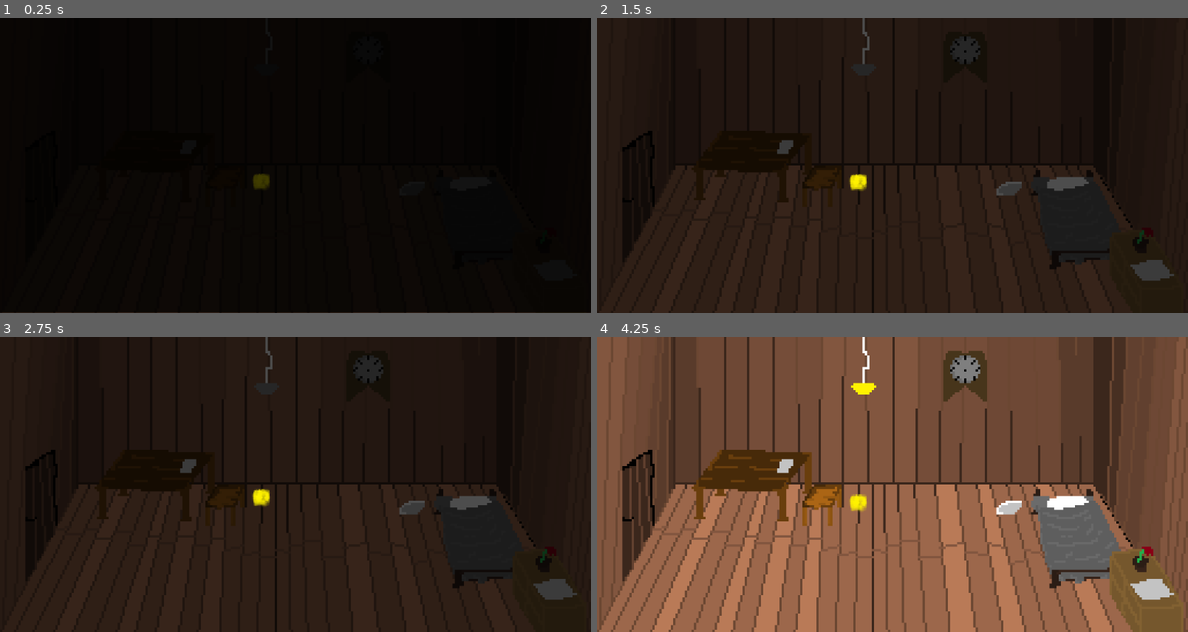
Above: before the commit, frames 1-4 (two rows, left to right).
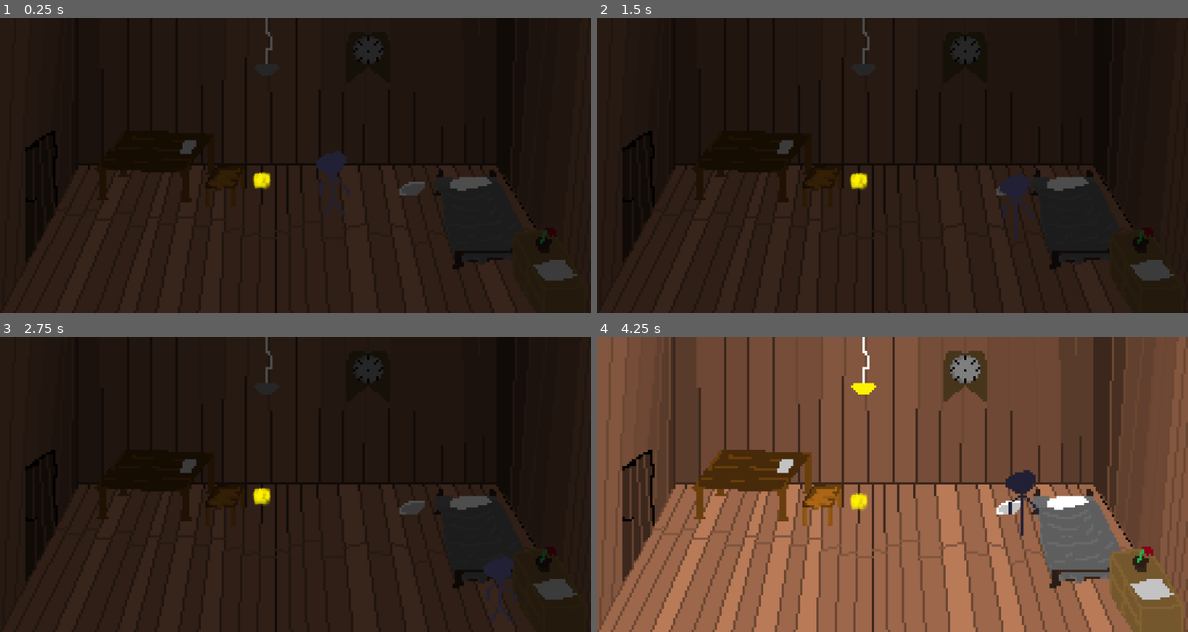
Above: after the commit, the same moments.

Repository: lukamaisuradze6-ui/new-game-project
Game: Godot game, scene res://scenes/INGAME_PAGE_1.tscn
Two runs of this game, one before a commit and one after it. Both use one fixed random seed, a clock stepped at 60 frames per second and the inputs below. This scene is started directly instead of the project's main scene.
Inputs (mouse positions are in pixels of both pictures, inside the frame that each line leads up to):
- Up to frame 1 (0.25 s): no input
- Up to frame 2 (1.5 s): tap Enter (ui_accept) at 0.5, 0.77 s; move the mouse to (1022, 150) at 0.52 s; hold D 0.53-1.28 s; tap E (interact, bound only after the commit) at 0.6, 1.35 s; move the mouse to (774, 180) at 1.27 s; hold S from 1.28 s (still down)
- Up to frame 3 (2.75 s): tap Enter (ui_accept) at 1.52 s; move the mouse to (354, 419) at 2.02 s; release S at 2.03 s; hold D from 2.03 s (still down); tap E (interact, bound only after the commit) at 2.1 s
- Up to frame 4 (4.25 s): move the mouse to (862, 543) at 2.77 s; release D at 2.78 s; hold W 2.78-3.53 s; tap E (interact, bound only after the commit) at 2.85, 3.6 s; tap Enter (ui_accept) at 3.02, 3.77 s; move the mouse to (1069, 528) at 3.52 s; hold A from 3.53 s (still down)

The runs differ from the first frame. In frame 1, 69% of the frame differs, in the area x 0-100%, y 0-100%; in frame 2, 0.5%; in frame 3, 0.3%; in frame 4, 0.5%.

Commit message:
Room_savestate_savegame_playermovement added

Diff:
--- a/project.godot
+++ b/project.godot
@@ -20,6 +20,7 @@
 Settings="*res://singleton/settings.gd"
 ThemeManager="*res://singleton/theme_manager.tscn"
 Music="*res://singleton/Music.tscn"
+SaveManager="*res://scripts/savestate/SaveManager.gd"
 
 [display]
 
@@ -30,6 +31,14 @@
 window/size/window_height_override=512
 window/stretch/mode="viewport"
 
+[input]
+
+interact={
+"deadzone": 0.2,
+"events": [Object(InputEventKey,"resource_local_to_scene":false,"resource_name":"","device":-1,"window_id":0,"alt_pressed":false,"shift_pressed":false,"ctrl_pressed":false,"meta_pressed":false,"pressed":false,"keycode":0,"physical_keycode":69,"key_label":0,"unicode":101,"location":0,"echo":false,"script":null)
+]
+}
+
 [rendering]
 
 textures/canvas_textures/default_texture_filter=0
--- a/scenes/INGAME_PAGE_1.tscn
+++ b/scenes/INGAME_PAGE_1.tscn
@@ -1,13 +1,13 @@
-[gd_scene load_steps=11 format=3 uid="uid://bxxy5uovky8wb"]
+[gd_scene load_steps=16 format=3 uid="uid://bxxy5uovky8wb"]
 
 [ext_resource type="Script" uid="uid://dujisd33nsojj" path="res://scripts/housenode2d.gd" id="1_f8rki"]
 [ext_resource type="Texture2D" uid="uid://bxvcwoyl7fcwk" path="res://sprites/backgrounds/House/House_Light_Off.png" id="1_fryda"]
 [ext_resource type="Texture2D" uid="uid://bf2ushmh6prff" path="res://sprites/backgrounds/House/House_Light_On.png" id="2_ouyo3"]
 [ext_resource type="Script" uid="uid://cy2gl810u1y7v" path="res://scripts/LightOffColorrect.gd" id="3_ouyo3"]
 [ext_resource type="Shader" uid="uid://cm0hydiosaqj3" path="res://scripts/lightsoffon.gdshader" id="3_whuk8"]
-[ext_resource type="Texture2D" uid="uid://y4hjuncttegu" path="res://sprites/enviornment/savegame.png" id="6_gsqte"]
-[ext_resource type="Script" uid="uid://lr4fg74d4fua" path="res://scenes/sprite_2d.gd" id="7_djptd"]
+[ext_resource type="PackedScene" uid="uid://qsik1ktr72ql" path="res://scenes/player/SavePoint_Scene.tscn" id="6_djptd"]
 [ext_resource type="Script" uid="uid://bb2lspksjow2y" path="res://scripts/fadeingame.gd" id="8_djptd"]
+[ext_resource type="PackedScene" uid="uid://be8qbmt0fe144" path="res://scenes/player/player.tscn" id="10_hwjwm"]
 
 [sub_resource type="SpriteFrames" id="SpriteFrames_whuk8"]
 animations = [{
@@ -27,6 +27,21 @@
 shader = ExtResource("3_whuk8")
 shader_parameter/darkness = 0.7
 
+[sub_resource type="RectangleShape2D" id="RectangleShape2D_21e1v"]
+size = Vector2(723, 247.5)
+
+[sub_resource type="RectangleShape2D" id="RectangleShape2D_cf41v"]
+size = Vector2(65, 82)
+
+[sub_resource type="RectangleShape2D" id="RectangleShape2D_uuscp"]
+size = Vector2(18, 78.5)
+
+[sub_resource type="RectangleShape2D" id="RectangleShape2D_q8ikt"]
+size = Vector2(24.5, 65.5)
+
+[sub_resource type="RectangleShape2D" id="RectangleShape2D_xyuuu"]
+size = Vector2(135, 63)
+
 [node name="Node2D" type="Node2D"]
 script = ExtResource("1_f8rki")
 
@@ -36,7 +51,7 @@
 sprite_frames = SubResource("SpriteFrames_whuk8")
 animation = &"lights"
 autoplay = "lights"
-frame_progress = 0.95725566
+frame_progress = 0.49100167
 
 [node name="ColorRect" type="ColorRect" parent="."]
 material = SubResource("ShaderMaterial_f8rki")
@@ -46,15 +61,36 @@
 color = Color(0.21230483, 0.21230483, 0.21230483, 1)
 script = ExtResource("3_ouyo3")
 
-[node name="Sprite2D" type="Sprite2D" parent="."]
-position = Vector2(453.00006, 284)
-scale = Vector2(2.3125, 2.1875)
-texture = ExtResource("6_gsqte")
-script = ExtResource("7_djptd")
+[node name="SavePoint" parent="." instance=ExtResource("6_djptd")]
 
 [node name="ColorRect2" type="ColorRect" parent="."]
+visible = false
 offset_right = 1025.0
 offset_bottom = 511.0
 mouse_filter = 2
 color = Color(0, 0, 0, 1)
 script = ExtResource("8_djptd")
+
+[node name="StaticBody2D" type="StaticBody2D" parent="."]
+
+[node name="CollisionShape2D" type="CollisionShape2D" parent="StaticBody2D"]
+position = Vector2(493.5, 124.75)
+shape = SubResource("RectangleShape2D_21e1v")
+
+[node name="CollisionShape2D2" type="CollisionShape2D" parent="StaticBody2D"]
+position = Vector2(389.5, 287)
+shape = SubResource("RectangleShape2D_cf41v")
+
+[node name="CollisionShape2D3" type="CollisionShape2D" parent="StaticBody2D"]
+position = Vector2(322, 282.25)
+shape = SubResource("RectangleShape2D_uuscp")
+
+[node name="CollisionShape2D4" type="CollisionShape2D" parent="StaticBody2D"]
+position = Vector2(179.25, 282.75)
+shape = SubResource("RectangleShape2D_q8ikt")
+
+[node name="CollisionShape2D5" type="CollisionShape2D" parent="StaticBody2D"]
+position = Vector2(248.5, 277.5)
+shape = SubResource("RectangleShape2D_xyuuu")
+
+[node name="CharacterBody2D" parent="." instance=ExtResource("10_hwjwm")]
--- /dev/null
+++ b/scenes/player/SavePoint_Scene.tscn
@@ -0,0 +1,42 @@
+[gd_scene load_steps=8 format=3 uid="uid://qsik1ktr72ql"]
+
+[ext_resource type="Script" uid="uid://csp1qrvx0n6dm" path="res://scripts/savestate/SavePoint.gd" id="1_by1ec"]
+[ext_resource type="Texture2D" uid="uid://y4hjuncttegu" path="res://sprites/enviornment/savegame.png" id="2_xal43"]
+[ext_resource type="Script" uid="uid://lr4fg74d4fua" path="res://scenes/sprite_2d.gd" id="3_6l54g"]
+[ext_resource type="Shader" uid="uid://ivfgj30rgyet" path="res://scripts/savestate_shader.gdshader" id="4_6l54g"]
+[ext_resource type="FontFile" uid="uid://woba3cwutync" path="res://fonts/amstrad-cpc-extended.otf" id="4_xal43"]
+
+[sub_resource type="RectangleShape2D" id="RectangleShape2D_8656e"]
+size = Vector2(32.86483, 32.22857)
+
+[sub_resource type="ShaderMaterial" id="ShaderMaterial_76udi"]
+shader = ExtResource("4_6l54g")
+shader_parameter/dissolve_amount = 0.0
+
+[node name="SavePoint" type="Area2D"]
+script = ExtResource("1_by1ec")
+
+[node name="CollisionShape2D" type="CollisionShape2D" parent="."]
+position = Vector2(453.00003, 278.25)
+scale = Vector2(2.3124998, 2.1875)
+shape = SubResource("RectangleShape2D_8656e")
+
+[node name="Sprite2D" type="Sprite2D" parent="."]
+position = Vector2(454, 282)
+scale = Vector2(2.3125, 2.1875)
+texture = ExtResource("2_xal43")
+script = ExtResource("3_6l54g")
+
+[node name="Label" type="Label" parent="."]
+material = SubResource("ShaderMaterial_76udi")
+anchors_preset = 1
+anchor_left = 1.0
+anchor_right = 1.0
+offset_left = 304.0
+offset_top = 223.0
+offset_right = 588.0
+offset_bottom = 246.0
+grow_horizontal = 0
+size_flags_horizontal = 4
+theme_override_fonts/font = ExtResource("4_xal43")
+text = "CLICK E TO SAVE GAME"
--- /dev/null
+++ b/scenes/player/player.tscn
@@ -0,0 +1,38 @@
+[gd_scene load_steps=6 format=3 uid="uid://be8qbmt0fe144"]
+
+[ext_resource type="Script" uid="uid://lbgu857hk53q" path="res://scripts/maincharacter.gd" id="1_qhqgy"]
+[ext_resource type="Texture2D" uid="uid://bocbprhjga5fr" path="res://sprites/characters/MainCharacter/mc_walk1.png" id="2_dqkch"]
+[ext_resource type="Texture2D" uid="uid://rlauib3m0bmg" path="res://sprites/characters/MainCharacter/mc_walk2.png" id="3_qlg0r"]
+
+[sub_resource type="SpriteFrames" id="SpriteFrames_q8ikt"]
+animations = [{
+"frames": [{
+"duration": 1.0,
+"texture": ExtResource("2_dqkch")
+}, {
+"duration": 1.0,
+"texture": ExtResource("3_qlg0r")
+}],
+"loop": true,
+"name": &"walk",
+"speed": 10.0
+}]
+
+[sub_resource type="RectangleShape2D" id="RectangleShape2D_tdoci"]
+size = Vector2(6.1317353, 2.3148985)
+
+[node name="CharacterBody2D" type="CharacterBody2D"]
+script = ExtResource("1_qhqgy")
+
+[node name="AnimatedSprite2D2" type="AnimatedSprite2D" parent="."]
+position = Vector2(574.25, 286.25)
+scale = Vector2(5.2187505, 3.6718752)
+sprite_frames = SubResource("SpriteFrames_q8ikt")
+animation = &"walk"
+frame = 1
+frame_progress = 1.0
+
+[node name="CollisionShape2D" type="CollisionShape2D" parent="."]
+position = Vector2(578, 340.25)
+scale = Vector2(5.2187505, 3.671874)
+shape = SubResource("RectangleShape2D_tdoci")
--- /dev/null
+++ b/scripts/maincharacter.gd
@@ -0,0 +1,29 @@
+extends CharacterBody2D
+
+func _ready():
+	SaveManager.load_game(self)
+@export var speed := 200.0
+
+func _physics_process(_delta):
+	var direction := Vector2.ZERO
+
+	if Input.is_key_pressed(KEY_W):
+		direction.y -= 1
+
+	if Input.is_key_pressed(KEY_S):
+		direction.y += 1
+
+	if Input.is_key_pressed(KEY_A):
+		direction.x -= 1
+
+	if Input.is_key_pressed(KEY_D):
+		direction.x += 1
+
+	velocity = direction.normalized() * speed
+	move_and_slide()
+
+	if direction != Vector2.ZERO:
+		if not $AnimatedSprite2D2.is_playing():
+			$AnimatedSprite2D2.play("walk")
+	else:
+		$AnimatedSprite2D2.stop()
--- /dev/null
+++ b/scripts/savestate/SaveManager.gd
@@ -0,0 +1,44 @@
+extends Node
+
+const SAVE_PATH = "user://savegame.json"
+
+
+func save_game(player):
+	var save_data = {
+		"scene": get_tree().current_scene.scene_file_path,
+		"player_position": {
+			"x": player.position.x,
+			"y": player.position.y
+		}
+	}
+
+	var file = FileAccess.open(SAVE_PATH, FileAccess.WRITE)
+	file.store_string(JSON.stringify(save_data))
+	file.close()
+
+	print("GAME SAVED!")
+
+
+func load_game(player):
+	if not FileAccess.file_exists(SAVE_PATH):
+		print("No save file found.")
+		return
+
+	var file = FileAccess.open(SAVE_PATH, FileAccess.READ)
+	var text = file.get_as_text()
+	file.close()
+
+	var save_data = JSON.parse_string(text)
+
+	if save_data == null:
+		print("Save file is corrupted.")
+		return
+
+	var pos = save_data["player_position"]
+
+	player.position = Vector2(
+		pos["x"],
+		pos["y"]
+	)
+
+	print("GAME LOADED!")
--- /dev/null
+++ b/scripts/savestate/SavePoint.gd
@@ -0,0 +1,68 @@
+extends Area2D
+
+var player = null
+var game_saved = false
+
+@onready var label = $Label
+@onready var shader_material = label.material
+
+
+func _ready():
+	label.visible = false
+	body_entered.connect(_on_body_entered)
+	body_exited.connect(_on_body_exited)
+
+
+func _on_body_entered(body):
+	if body is CharacterBody2D:
+		player = body
+		label.visible = true
+
+		if game_saved:
+			label.text = "GAME SAVED"
+
+
+func _on_body_exited(body):
+	if body == player:
+		player = null
+
+		if not game_saved:
+			label.visible = false
+
+
+func _process(_delta):
+	if player != null and Input.is_action_just_pressed("interact"):
+		SaveManager.save_game(player)
+
+		game_saved = true
+		play_save_animation()
+
+
+func play_save_animation():
+	var tween = create_tween()
+
+	# Make sure the old text starts fully visible
+	shader_material.set_shader_parameter("dissolve_amount", 0.0)
+
+	# OLD TEXT DISINTEGRATES
+	tween.tween_method(
+		func(value):
+			shader_material.set_shader_parameter("dissolve_amount", value),
+		0.0,
+		1.0,
+		0.5
+	)
+
+	# Change text while completely dissolved
+	tween.tween_callback(func():
+		label.text = "GAME SAVED"
+	)
+
+	# NEW TEXT REFORMS
+	tween.tween_method(
+		func(value):
+			shader_material.set_shader_parameter("dissolve_amount", value),
+		1.0,
+		0.0,
+		0.5
+	)
--- /dev/null
+++ b/scripts/savestate_shader.gdshader
@@ -0,0 +1,24 @@
+shader_type canvas_item;
+
+uniform float dissolve_amount : hint_range(0.0, 1.0) = 0.0;
+
+float random(vec2 p) {
+	return fract(sin(dot(p, vec2(12.9898, 78.233))) * 43758.5453);
+}
+
+void fragment() {
+	vec4 tex = texture(TEXTURE, UV);
+
+	float grid_size = 80.0;
+
+	vec2 grid = floor(UV * grid_size);
+	float noise = random(grid);
+
+	float dissolve = step(noise, dissolve_amount);
+
+	COLOR = tex;
+
+	if (dissolve > 0.5) {
+		COLOR.a = 0.0;
+	}
+}
Not shown, added: scripts/maincharacter.gd.uid
Not shown, added: scripts/savestate/SaveManager.gd.uid
Not shown, added: scripts/savestate/SavePoint.gd.uid
Not shown, added: scripts/savestate_shader.gdshader.uid
Binary file added: sprites/characters/MainCharacter/mc_walk1.png
Not shown, changed: sprites/characters/MainCharacter/mc_walk1.png.import
Binary file added: sprites/characters/MainCharacter/mc_walk2.png
Not shown, changed: sprites/characters/MainCharacter/mc_walk2.png.import
Binary file removed: sprites/characters/enemy.png
Binary file removed: sprites/characters/man.png
